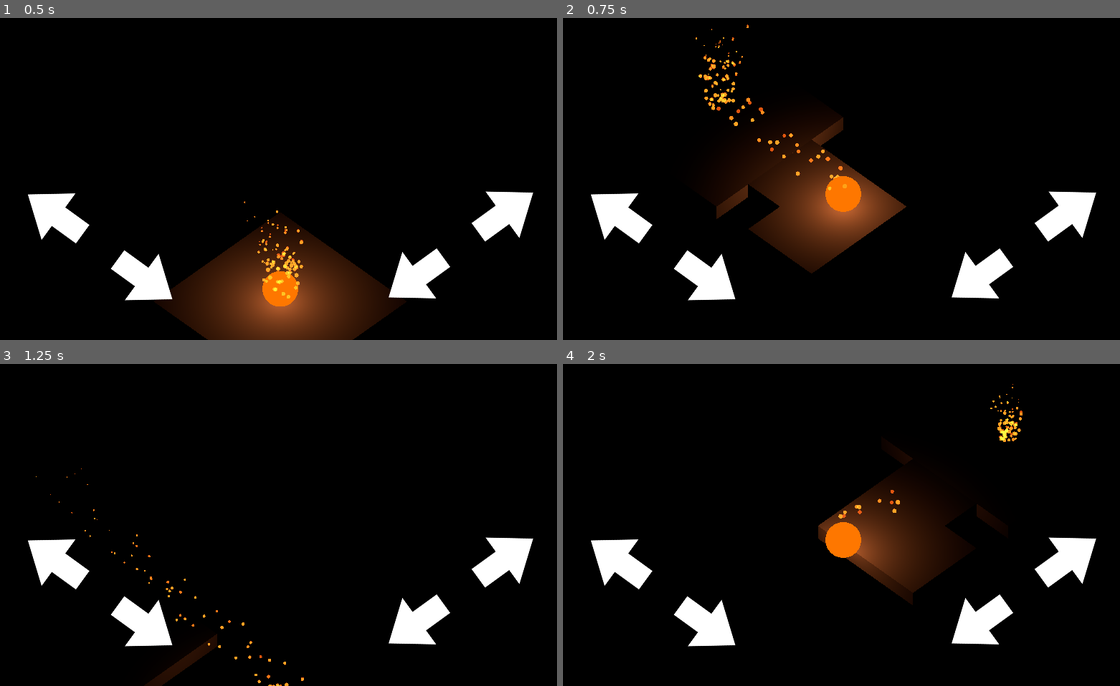
Above: before the commit, frames 1-4 (two rows, left to right).
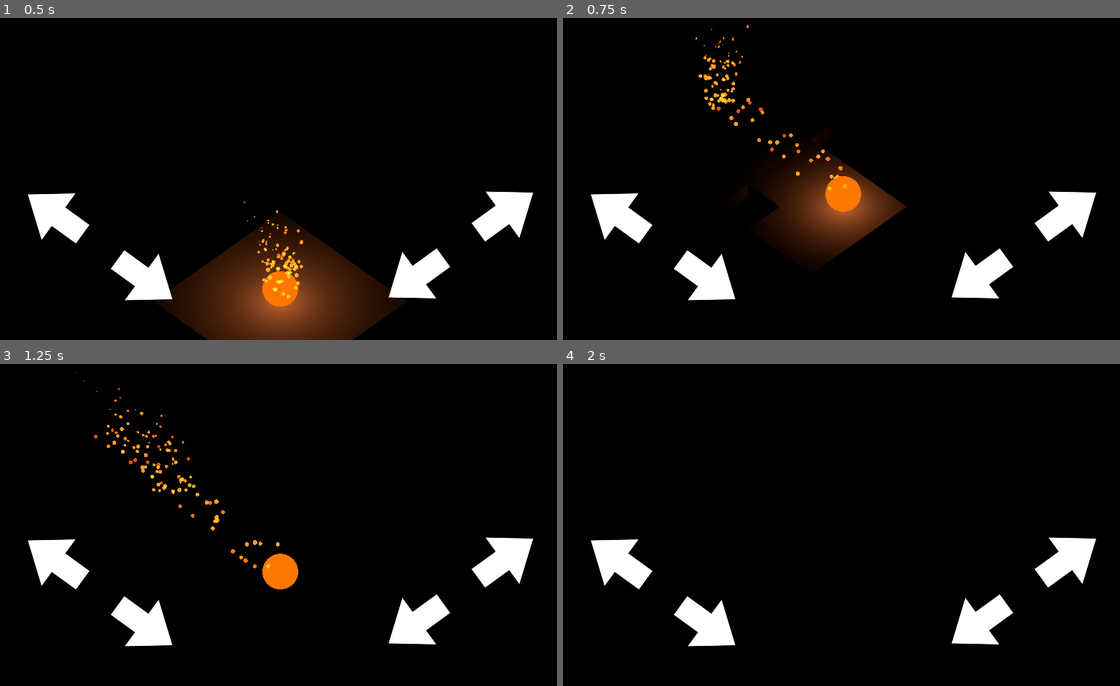
Above: after the commit, the same moments.

Repository: Pomoc48/iso-game
Game: Godot game, scene res://scenes/Level.tscn
Same seed, same stepped clock (60 frames per second), same inputs: the game is played once before the commit and once after it.
Inputs:
- Up to frame 1 (0.5 s): no input
- Up to frame 2 (0.75 s): hold Right (ui_right) from 0.53 s (still down)
- Up to frame 3 (1.25 s): keep holding Right (ui_right)
- Up to frame 4 (2 s): release Right (ui_right) at 1.28 s; hold Down (ui_down) from 1.28 s (still down)

Frame 1 is identical in both runs. In frame 2, 3.7% of the frame differs, in the area x 27-51%, y 30-80%; in frame 3, 1.7%; in frame 4, 6.0%, in the area x 45-83%, y 6-75%.

Commit message:
Rebounce implementation

Diff:
--- a/scripts/PlayerNew.gd
+++ b/scripts/PlayerNew.gd
@@ -11,6 +11,7 @@
 
 const SPEED = 2
 const FULL_ANIM = 10
+const HALF_ANIM = 5
 const FULL_MOVE = 20
 const HISTORY = 4
 
@@ -18,6 +19,7 @@
 var firstMove: bool
 var canMove: bool
 var isAnimating: bool
+var isAnimatingRebounce: bool
 var playerDead: bool
 
 
@@ -70,6 +72,8 @@
 
 	firstMove = true
 	canMove = true
+	isAnimatingRebounce = false
+	isAnimating = false
 
 	session_score = 0
 	speedup_counter = 0
@@ -122,6 +126,11 @@
 	if isAnimating:
 		anim_progress += 1
 
+		# Reverse direction half way
+		if isAnimatingRebounce:
+			if anim_progress > HALF_ANIM:
+				isAnimatingRebounce = false
+
 		if anim_progress <= FULL_ANIM:
 			playerMove(anim_direction)
 
@@ -189,7 +198,7 @@
 		anim_direction = retranslateDirection(direction)
 
 		if isMoveLegal(): correctScoreCalculation()
-		else: gameOver()
+		else: rebounceCheck()
 
 		isAnimating = true
 		canMove = false
@@ -198,7 +207,20 @@
 	elif !playerDead:
 			# Resume controls
 			isAnimating = false
+			isAnimatingRebounce = false
 			canMove = true
+
+
+func rebounceCheck():
+
+	playerLight.omni_range -= 8
+
+	# Instant game over
+	if playerLight.omni_range <= 0:
+		gameOver()
+
+	else:
+		isAnimatingRebounce = true
 
 
 func retranslateDirection(dir: int) -> int:
@@ -218,8 +240,26 @@
 func playerMove(direction: int):
 
 	canMove = false
-	var newCalc = directionCalc(direction, self.translation, SPEED)
+	var newCalc = directionCalc(direction, self.translation, SPEED, isAnimatingRebounce)
 	self.translation = newCalc
+
+
+# Translate directions to vectors
+func directionCalc(dir: int, vect: Vector3, ammo: int, reverse: bool) -> Vector3:
+
+	if !reverse:
+		if dir == 0: vect.x += ammo
+		elif dir == 1: vect.z += ammo
+		elif dir == 2: vect.x += -ammo
+		elif dir == 3: vect.z += -ammo
+
+	else:
+		if dir == 0: vect.x += -ammo
+		elif dir == 1: vect.z += -ammo
+		elif dir == 2: vect.x += ammo
+		elif dir == 3: vect.z += ammo
+
+	return vect
 
 
 # Get position for the new platform
@@ -228,18 +268,7 @@
 	var futurePos = self.translation
 	futurePos.y = -16
 
-	return directionCalc(anim_direction, futurePos, FULL_MOVE)
-
-
-# Translate directions to vectors
-func directionCalc(dir, vect, ammo) -> Vector3:
-
-	if dir == 0: vect.x += ammo
-	elif dir == 1: vect.z += ammo
-	elif dir == 2: vect.x += -ammo
-	elif dir == 3: vect.z += -ammo
-
-	return vect
+	return directionCalc(anim_direction, futurePos, FULL_MOVE, false)
 
 
 func isMoveLegal() -> bool:
